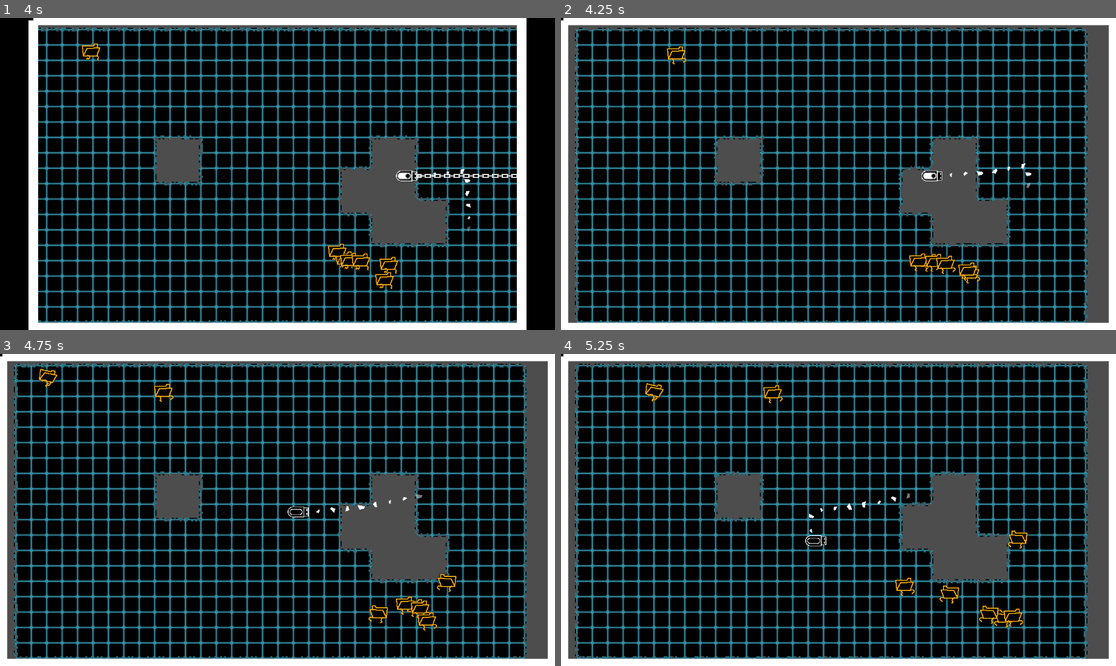
Above: before the commit, frames 1-4 (two rows, left to right).
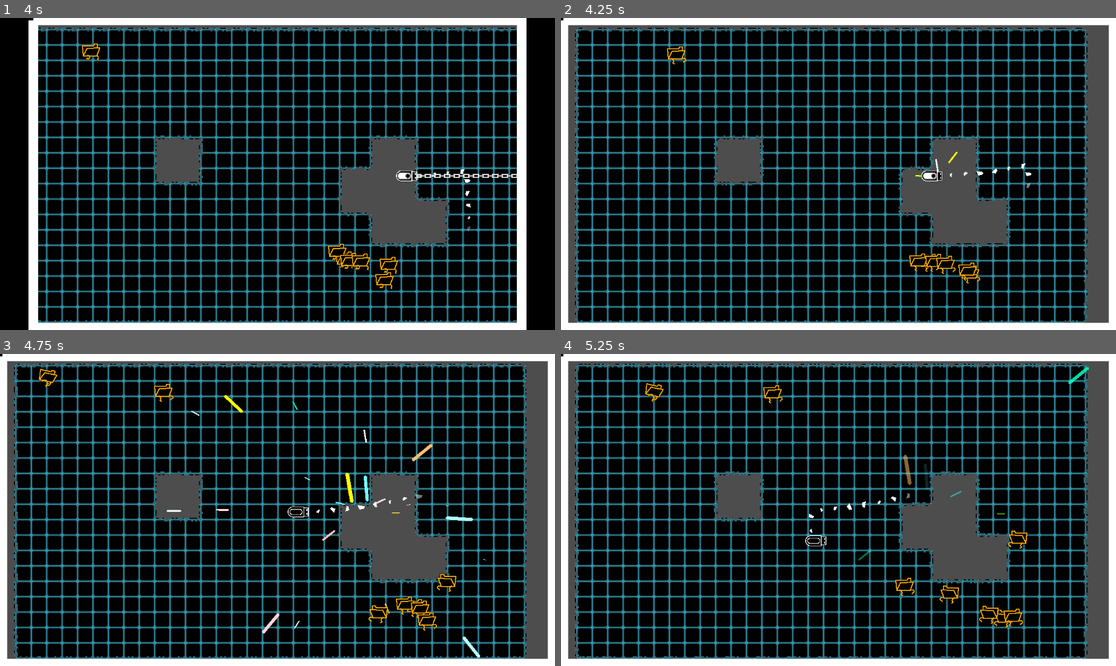
Above: after the commit, the same moments.

Repository: SomeSortOfSam/Hardest_Drive
Game: Godot game, scene res://scenes/gamplay.tscn
The game is run twice, just before and just after one commit, with the same random seed, the same clock (stepped at 60 frames per second) and the same inputs. Sound files missing from this copy of the repository are replaced by a short silence.
Inputs (mouse positions are in pixels of both pictures, inside the frame that each line leads up to):
- Up to frame 1 (4 s): move the mouse to (399, 158) at 0.52 s; hold D (player_right) 0.53-1.28 s; click (399, 158) at 0.67 s; move the mouse to (166, 189) at 1.27 s; hold S (player_down) 1.28-2.03 s; move the mouse to (333, 105) at 2.02 s; hold D (player_right) 2.03-2.78 s; move the mouse to (249, 236) at 2.77 s; hold W (player_up) 2.78-3.53 s; click (249, 236) at 2.92 s; move the mouse to (444, 220) at 3.52 s; hold A (player_left) from 3.53 s (still down)
- Up to frame 2 (4.25 s): keep holding A (player_left); tap Space (reset_screen) at 4.15 s
- Up to frame 3 (4.75 s): keep holding A (player_left); move the mouse to (111, 463) at 4.27 s
- Up to frame 4 (5.25 s): move the mouse to (866, 510) at 5.02 s; release A (player_left) at 5.03 s; hold S (player_down) from 5.03 s (still down); click (866, 510) at 5.17 s

Frame 1 is identical in both runs. In frame 2, less than 0.1% of the frame differs, in the area x 63-72%, y 42-52%; in frame 3, 0.5%, in the area x 30-88%, y 13-98%; in frame 4, 0.2%.

Commit message:
particles for spacebar

Diff:
--- a/scenes/player.tscn
+++ b/scenes/player.tscn
@@ -192,16 +192,29 @@
 "values": [PackedVector2Array(0, 0, 0, 0)]
 }
 
-[sub_resource type="Animation" id="Animation_qncsk"]
+[sub_resource type="Animation" id="Animation_k4h7x"]
 resource_name = "SpaceHit"
+length = 0.2
 tracks/0/type = "value"
 tracks/0/imported = false
 tracks/0/enabled = true
-tracks/0/path = NodePath("SpaceHit:emitting")
-tracks/0/interp = 1
-tracks/0/loop_wrap = true
-tracks/0/keys = {
-"times": PackedFloat32Array(0.2),
+tracks/0/path = NodePath("Sprite2D:frame")
+tracks/0/interp = 1
+tracks/0/loop_wrap = true
+tracks/0/keys = {
+"times": PackedFloat32Array(0, 0.1, 0.2),
+"transitions": PackedFloat32Array(1, 1, 1),
+"update": 1,
+"values": [2, 4, 0]
+}
+tracks/1/type = "value"
+tracks/1/imported = false
+tracks/1/enabled = true
+tracks/1/path = NodePath("SpaceHit:emitting")
+tracks/1/interp = 1
+tracks/1/loop_wrap = true
+tracks/1/keys = {
+"times": PackedFloat32Array(0),
 "transitions": PackedFloat32Array(1),
 "update": 1,
 "values": [true]
@@ -213,7 +226,7 @@
 "HarpoonOut": SubResource("Animation_tavd4"),
 "Pull": SubResource("Animation_7bi6j"),
 "RESET": SubResource("Animation_eg1da"),
-"SpaceHit": SubResource("Animation_qncsk")
+"SpaceHit": SubResource("Animation_k4h7x")
 }
 
 [sub_resource type="CapsuleShape2D" id="CapsuleShape2D_fxfg3"]
--- a/scripts/player.gd
+++ b/scripts/player.gd
@@ -50,6 +50,7 @@
 			stop_harpoon()
 	if event.is_action("reset_screen"):
 		stop_harpoon()
+		animator.play("SpaceHit")
 
 func start_rotation_tween(target_rotation : float):
 	rotate_tween = create_tween()
